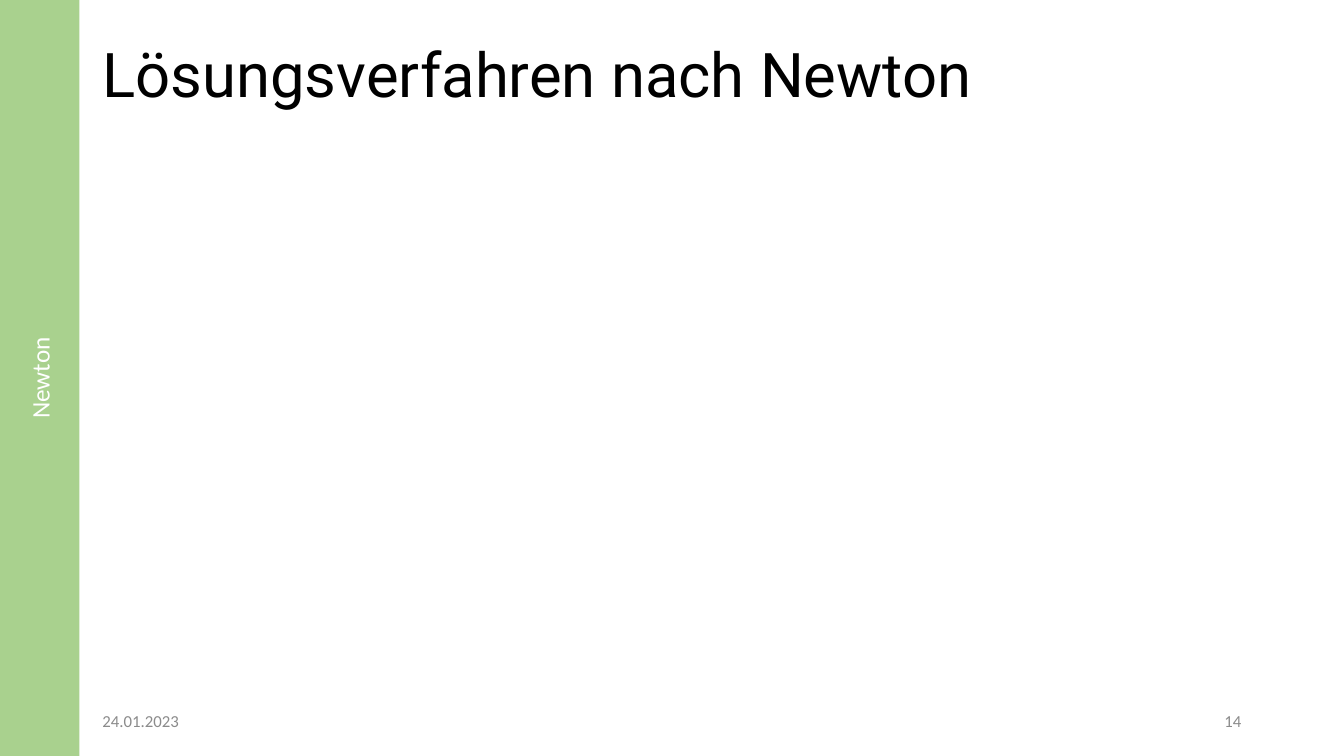
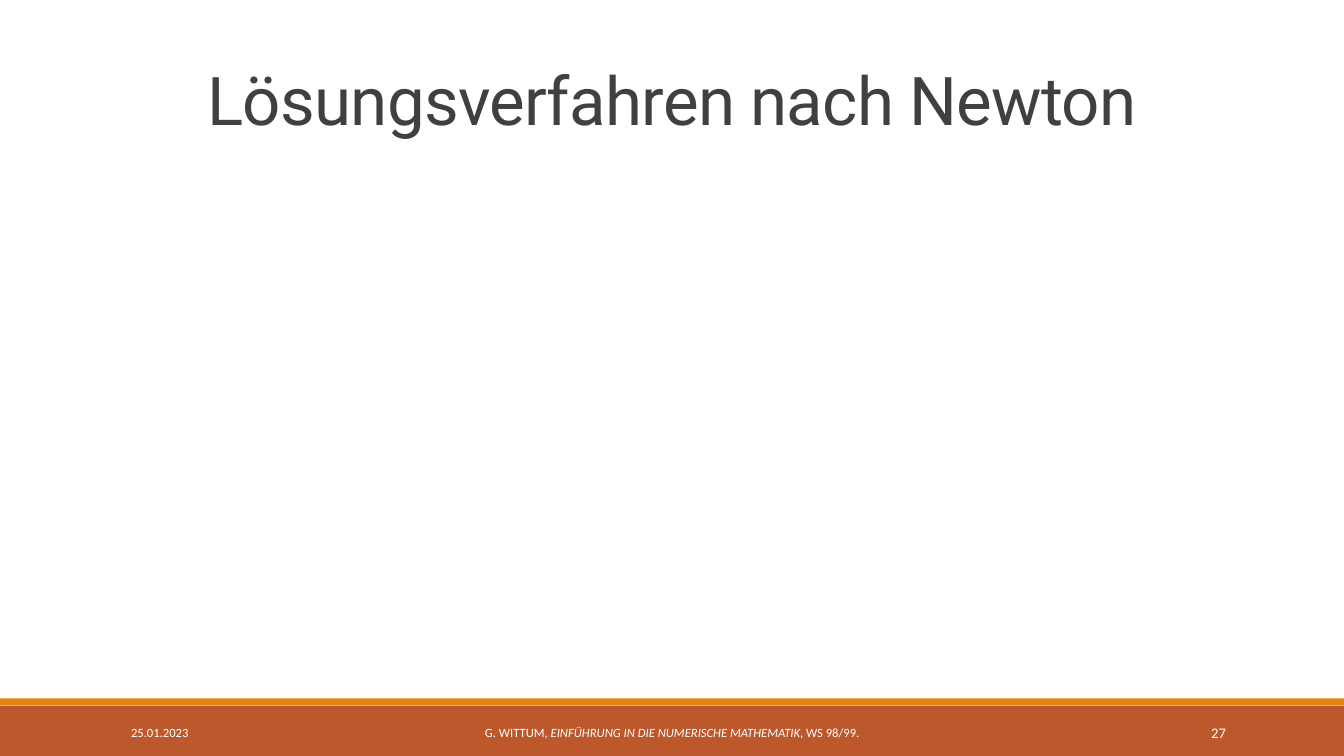
Before and after one commit to CedricBorko/Seminar-Modellierung-Polynominterpolation, a slide deck: slide 27 of Polynominterpolation.pptx (slide 14 before the commit). Drawn at 1344x756 pixels with LibreOffice and Linux fonts; fonts in the diff are those of the drawing; grey boxes stand for pictures. Boxes give left, top, right and bottom in pixels: in the first picture for what was removed or moved away, otherwise in the second. Text is boxed around its words. In the diff, an @@ line names an element or a change of style, - is before the commit and + after.

```diff
--- a/Polynominterpolation.pptx
+++ b/Polynominterpolation.pptx
@@ rectangle removed at (x1=0, y1=0, x2=80, y2=756) @@
-Newton
@@ title "Lösungsverfahren nach Newton" moved from (x1=102, y1=50, x2=972, y2=110) to (x1=207, y1=74, x2=1136, y2=139) @@
@@ title "Lösungsverfahren nach Newton" at (x1=207, y1=74, x2=1136, y2=139): size 44 to 48 pt, text colour #000000 to #404040, letter spacing 0 to -0.5 pt; alignment left to centre; line spacing 0.9 to 0.85 @@
@@ rectangle added at (x1=0, y1=706, x2=1344, y2=756), fill #BD582C @@
@@ rectangle added at (x1=0, y1=699, x2=1344, y2=706), fill #E48312 @@
@@ text at (x1=131, y1=729, x2=188, y2=737): text changed; size 12 to 9 pt; text colour #8C8C8C to #FFFFFF @@
-24.01.2023
+25.01.2023
@@ text added at (x1=485, y1=727, x2=860, y2=739), 9 pt, text #FFFFFF, italic @@
+G. WITTUM, EINFÜHRUNG IN DIE NUMERISCHE MATHEMATIK, WS 98/99.
@@ page number at (x1=1211, y1=728, x2=1226, y2=738): text changed; size 12 to 10.5 pt; text colour #8C8C8C to #FFFFFF @@
-14
+27
```
Also in this commit, not shown: 11 other slides changed, 15 slides added, 12 slides removed, 5 other files.
